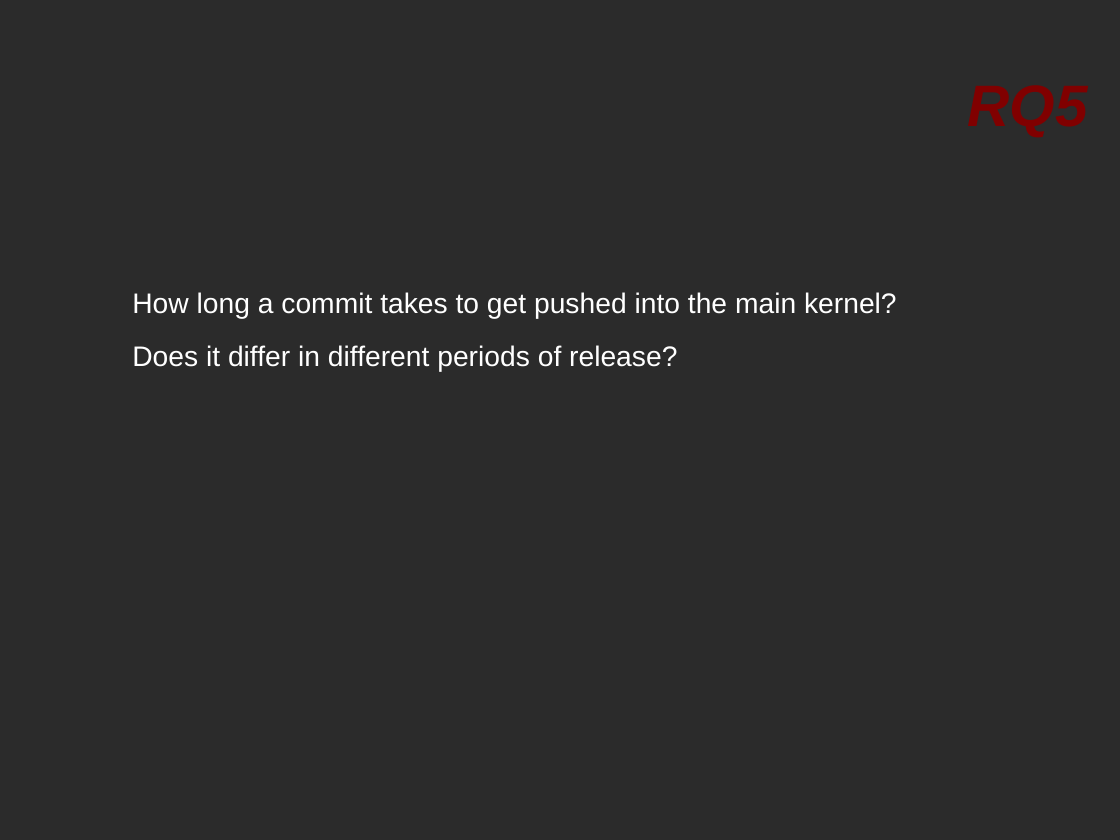
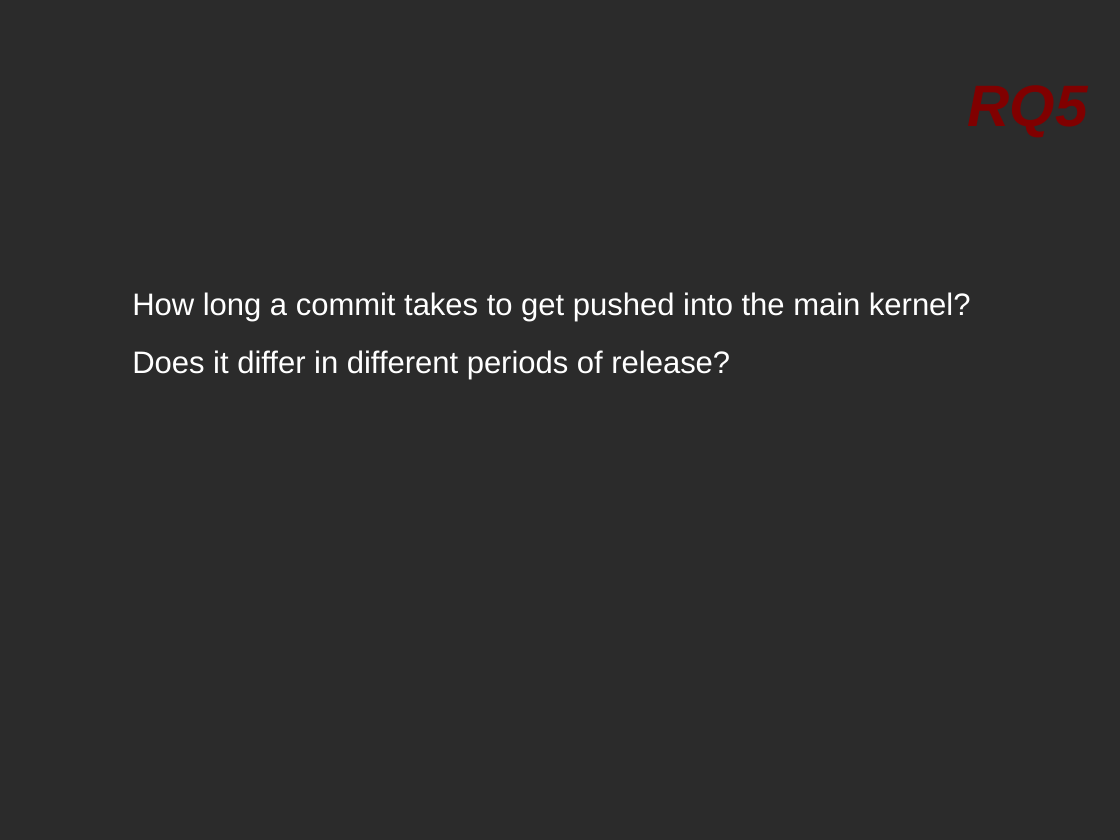
Before and after one commit to tajmilur-rahman/SOEN691D, a slide deck: slide 13 of presentation/research/paper1.odp. Drawn at 1120x840 pixels with LibreOffice and Linux fonts; fonts in the diff are those of the drawing; background and template pictures are left out; a plain dark background stands for a picture behind light text. Boxes give left, top, right and bottom in pixels: in the first picture for what was removed or moved away, otherwise in the second. Text is boxed around its words. In the diff, an @@ line names an element or a change of style, - is before the commit and + after.

```diff
--- a/presentation/research/paper1.odp
+++ b/presentation/research/paper1.odp
@@ text "How long a commit takes ..." at (132,292,971,379): size 20 to 22 pt @@
```
Also in this commit, not shown: 14 other slides changed, 16 other files.
